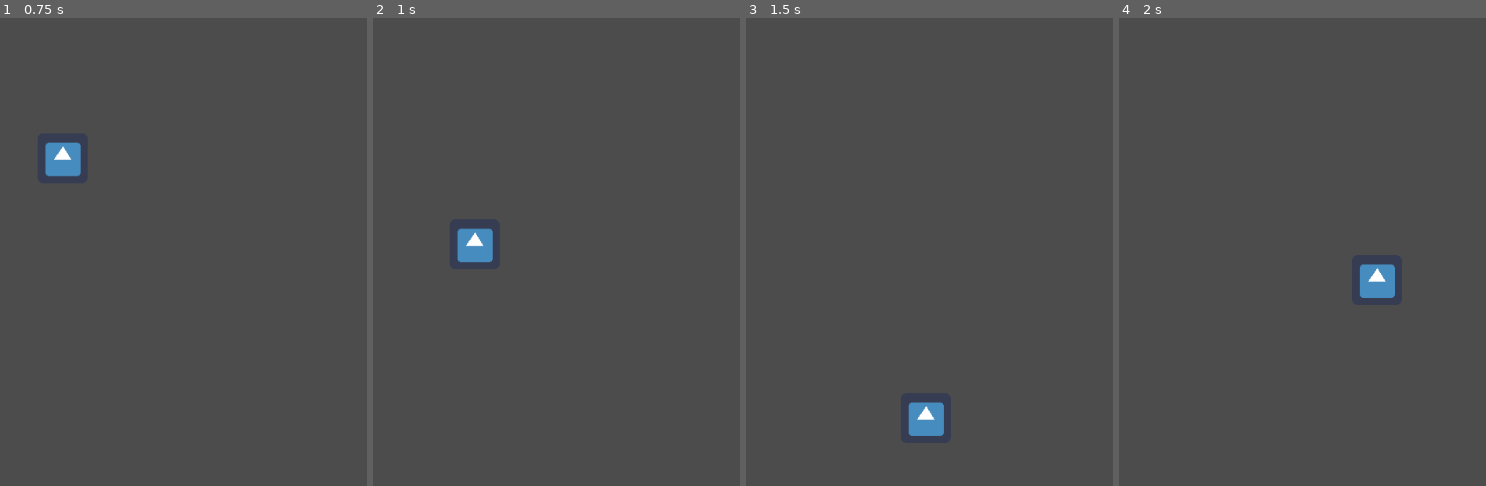
Above: before the commit, frames 1-4 (left to right).
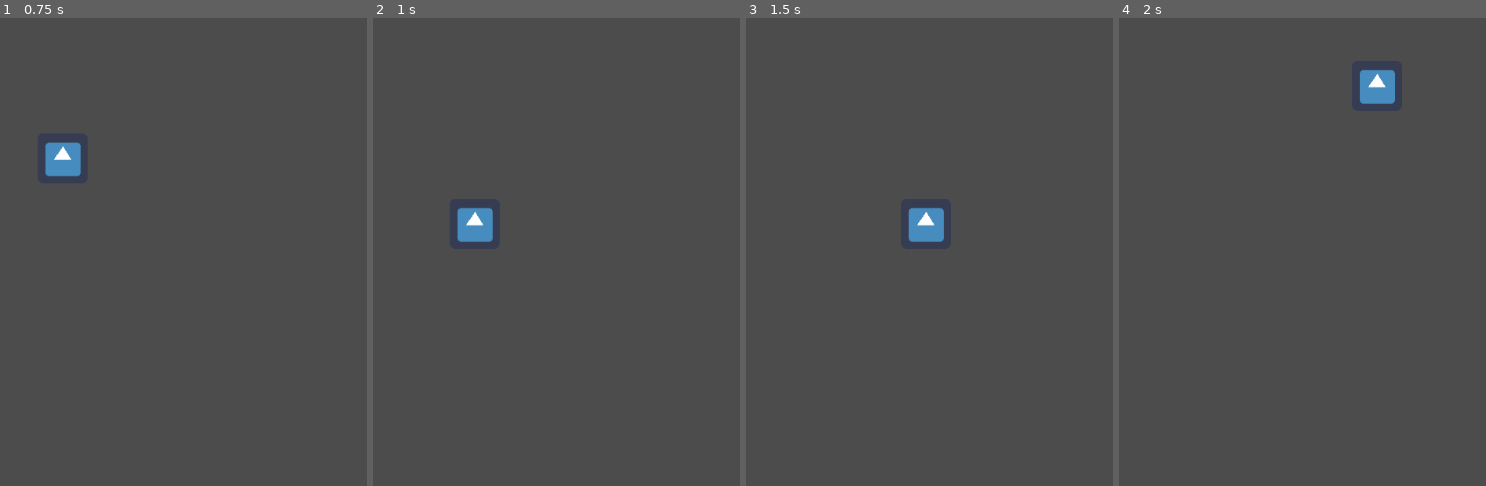
Above: after the commit, the same moments.

Repository: tufteddeer/kintsugi
Game: Godot game, scene res://level.tscn
Two runs of this game, one before a commit and one after it. Both use one fixed random seed, a clock stepped at 60 frames per second and the inputs below. The engine's default icon, where the game draws it, is replaced by a stand-in: a white triangle on a blue panel in a dark square.
Inputs:
- Up to frame 1 (0.75 s): hold D (right) from 0.53 s (still down)
- Up to frame 2 (1 s): keep holding D (right); tap Space (jump) at 0.77 s
- Up to frame 3 (1.5 s): keep holding D (right)
- Up to frame 4 (2 s): keep holding D (right); tap Space (jump) at 1.52 s

Frame 1 is identical in both runs. In frame 2, 0.9% of the frame differs, in the area x 22-33%, y 40-53%; in frame 3, 1.4%, in the area x 44-54%, y 40-90%; in frame 4, 1.4%.

Commit message:
remove prints

Diff:
--- a/level.tscn
+++ b/level.tscn
@@ -1,9 +1,7 @@
 [gd_scene load_steps=3 format=2]
 
 [ext_resource path="res://Player.tscn" type="PackedScene" id=1]
-
-[sub_resource type="RectangleShape2D" id=1]
-extents = Vector2( 201, 10 )
+[ext_resource path="res://platform.tscn" type="PackedScene" id=2]
 
 [node name="Node2D" type="Node2D"]
 
@@ -12,8 +10,4 @@
 gravity = 500.0
 jump_power = 500.0
 
-[node name="testkollider" type="StaticBody2D" parent="."]
-position = Vector2( 344, 555 )
-
-[node name="CollisionShape2D" type="CollisionShape2D" parent="testkollider"]
-shape = SubResource( 1 )
+[node name="platform" parent="." instance=ExtResource( 2 )]
